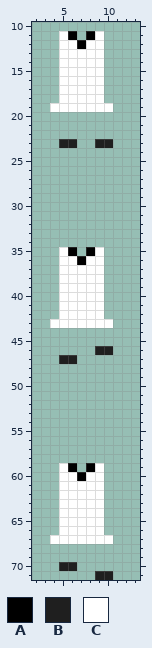
Two versions of one sprite sheet, resources/img/people/woman/space/bottom/dress_whitesimple.png. Above: the version before the commit.
The file is 24x72 pixels. Shown: x 2..13, y 10..71.
Palette (. is transparent): A #000000  B #1f1f1f  C #ffffff
Pixels before, first column x 4:
11 .CA.AC.
12 .CCACC.
13 .CCCCC.
14 .CCCCC.
15 .CCCCC.
16 .CCCCC.
17 .CCCCC.
18 .CCCCC.
19 CCCCCCC
20 .......
21 .......
22 .......
23 .BB..BB
24 .......
25 .......
26 .......
27 .......
28 .......
29 .......
30 .......
31 .......
32 .......
33 .......
34 .......
35 .CA.AC.
36 .CCACC.
37 .CCCCC.
38 .CCCCC.
39 .CCCCC.
40 .CCCCC.
41 .CCCCC.
42 .CCCCC.
43 CCCCCCC
44 .......
45 .......
46 .....BB
47 .BB....
48 .......
49 .......
50 .......
51 .......
52 .......
53 .......
54 .......
55 .......
56 .......
57 .......
58 .......
59 .CA.AC.
60 .CCACC.
61 .CCCCC.
62 .CCCCC.
63 .CCCCC.
64 .CCCCC.
65 .CCCCC.
66 .CCCCC.
67 CCCCCCC
68 .......
69 .......
70 .BB....
71 .....BB
The same view after the edit:
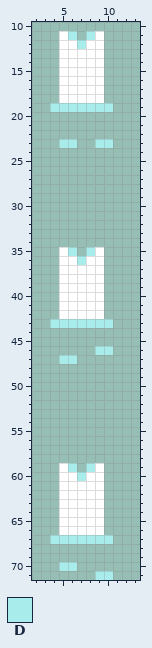
Colours new in this view: D #a9ecec
From old to new:
Changed rows in their new state; - is an unchanged pixel.
first column x 6:
11 D-D
12 -D-
first column x 4:
19 DDDDDDD
first column x 5:
23 DD--DD
first column x 6:
35 D-D
36 -D-
first column x 4:
43 DDDDDDD
46 -----DD
47 -DD----
first column x 6:
59 D-D
60 -D-
first column x 4:
67 DDDDDDD
70 -DD----
71 -----DD
Changed places in both pictures, as pixel boxes (x1, y1, x2, y2):
changed: (68, 31, 95, 49)
changed: (50, 103, 113, 148)
changed: (68, 247, 95, 265)
changed: (50, 319, 113, 364)
changed: (68, 463, 95, 481)
changed: (50, 535, 113, 580)
